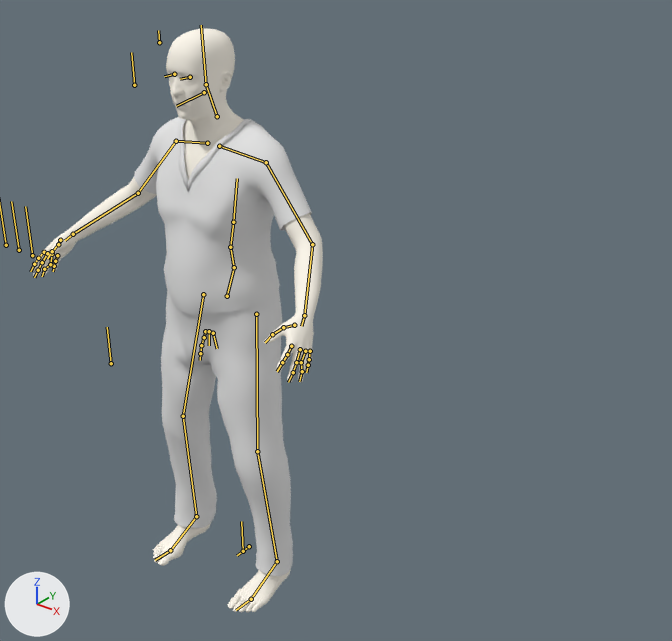
The Blender file blend/man/m1_B_InsertInfusion.blend as it was, and as the next commit left it.
Both versions are drawn from a 50 mm lens placed at (2.19, -2.12, 2.51), pointed at (0.2, 0.36, 0.97). Every picture has the same lights, and +X, +Y and +Z are marked at lower left. The bones that bend it are drawn over the model as lines.

In view in the first picture: 'M1:Adult_male_genitalia', 'M1:Harvey_fscrubbottoms2', 'M1:Harvey_fscrubtop2'.
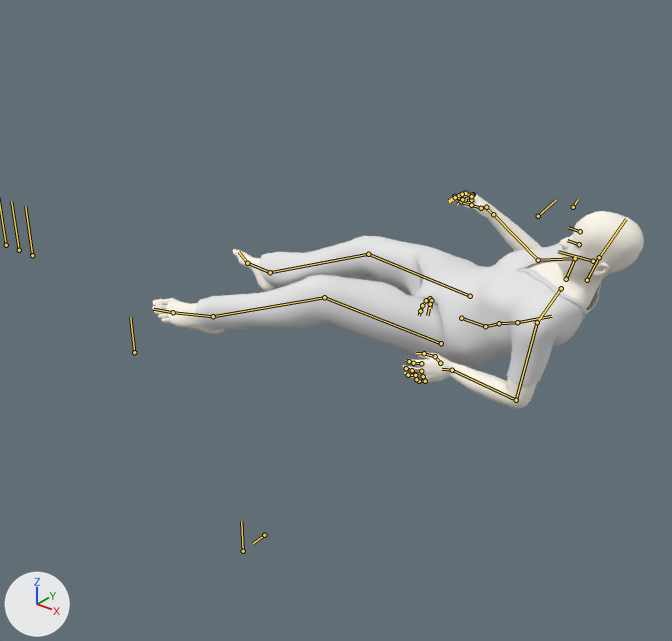
The newer file adds an action. The first version stands in its rest pose; the second is drawn at frame 157 of the action 'm0063_stant_to_Lay'.

The edits, one by one:
Bone 'Root' (bone_root) moves from (0.0, 0.0, 0.0) to (0.0, -0.095, 0.0).
Bone 'pelvis' (bone_pelvis) moves from (0.0, 0.0, 0.0) to (0.468, 0.058, -0.791).
Bone 'pelvis' (bone_pelvis) turns from (0, 0, 0) to (-10, -39, -86) degrees about its own x, y and z.
Bone 'spine_01' (bone_spine_01) turns from (0, 0, 0) to (8, 0, -1) degrees about its own x, y and z.
Bone 'spine_02' (bone_spine_02) turns from (0, 0, 0) to (11, -10, 1) degrees about its own x, y and z.
Bone 'spine_03' (bone_spine_03) turns from (0, 0, 0) to (0, 3, 6) degrees about its own x, y and z.
Bone 'clavicle_l' (bone_clavicle_l) turns from (0, 0, 0) to (10, 1, 0) degrees about its own x, y and z.
Bone 'index_01_l' (bone_index_01_l) turns from (0, 0, 0) to (19, -2, -10) degrees about its own x, y and z.
Bone 'index_02_l' (bone_index_02_l) turns from (0, 0, 0) to (16, 0, 0) degrees about its own x, y and z.
Bone 'middle_01_l' (bone_middle_01_l) turns from (0, 0, 0) to (16, 0, 0) degrees about its own x, y and z.
Bone 'middle_02_l' (bone_middle_02_l) turns from (0, 0, 0) to (16, 0, 0) degrees about its own x, y and z.
Bone 'pinky_01_l' (bone_pinky_01_l) turns from (0, 0, 0) to (17, 2, 8) degrees about its own x, y and z.
Bone 'pinky_02_l' (bone_pinky_02_l) turns from (0, 0, 0) to (16, 0, 0) degrees about its own x, y and z.
Bone 'ring_01_l' (bone_ring_01_l) turns from (0, 0, 0) to (16, 1, 4) degrees about its own x, y and z.
Bone 'ring_02_l' (bone_ring_02_l) turns from (0, 0, 0) to (16, 0, 0) degrees about its own x, y and z.
Bone 'ring_03_l' (bone_ring_03_l) turns from (0, 0, 0) to (16, 0, 0) degrees about its own x, y and z.
Bone 'thumb_01_l' (bone_thumb_01_l) turns from (0, 0, 0) to (8, 0, -7) degrees about its own x, y and z.
Bone 'thumb_02_l' (bone_thumb_02_l) turns from (0, 0, 0) to (15, -3, -6) degrees about its own x, y and z.
Bone 'hp.L' (bone_hp_l) moves from (0.0, 0.0, 0.0) to (-0.047, -0.225, -0.247).
Bone 'hp.L' (bone_hp_l) turns from (0, 0, 0) to (7, 6, 4) degrees about its own x, y and z.
Bone 'clavicle_r' (bone_clavicle_r) turns from (0, 0, 0) to (1, -1, 6) degrees about its own x, y and z.
Bone 'index_01_r' (bone_index_01_r) turns from (0, 0, 0) to (19, 2, 10) degrees about its own x, y and z.
Bone 'index_02_r' (bone_index_02_r) turns from (0, 0, 0) to (16, 0, 0) degrees about its own x, y and z.
Bone 'middle_01_r' (bone_middle_01_r) turns from (0, 0, 0) to (16, 0, 0) degrees about its own x, y and z.
Bone 'middle_02_r' (bone_middle_02_r) turns from (0, 0, 0) to (16, 0, 0) degrees about its own x, y and z.
Bone 'pinky_01_r' (bone_pinky_01_r) turns from (0, 0, 0) to (17, -2, -8) degrees about its own x, y and z.
Bone 'pinky_03_r' (bone_pinky_03_r) turns from (0, 0, 0) to (16, 0, 0) degrees about its own x, y and z.
Bone 'ring_01_r' (bone_ring_01_r) turns from (0, 0, 0) to (16, -1, -4) degrees about its own x, y and z.
Bone 'ring_02_r' (bone_ring_02_r) turns from (0, 0, 0) to (16, 0, 0) degrees about its own x, y and z.
Bone 'thumb_01_r' (bone_thumb_01_r) turns from (0, 0, 0) to (8, 0, 7) degrees about its own x, y and z.
Bone 'thumb_02_r' (bone_thumb_02_r) turns from (0, 0, 0) to (15, 3, 6) degrees about its own x, y and z.
Bone 'hp.R' (bone_hp_r) moves from (0.0, 0.0, 0.0) to (-0.177, -0.079, -0.149).
Bone 'hp.R' (bone_hp_r) turns from (0, 0, 0) to (-10, -4, 36) degrees about its own x, y and z.
Bone 'neck_01' (bone_neck_01) turns from (0, 0, 0) to (12, 7, 3) degrees about its own x, y and z.
Bone 'head' (bone_head) turns from (0, 0, 0) to (12, 6, 5) degrees about its own x, y and z.
Bone 'Bone' (bone_bone) moves from (0.0, 0.0, 0.0) to (0.02, -0.042, -0.023).
Bone 'foot_r' (bone_foot_r) turns from (0, 0, 0) to (1, 7, 0) degrees about its own x, y and z.
Bone 'dm' (bone_dm) moves from (0.0, 0.0, 0.0) to (0.043, -0.028, 0.098).
Bone 'n.r' (bone_n_r) moves from (0.0, 0.0, 0.0) to (0.0, 0.001, 0.0).
Bone 'n.r' (bone_n_r) turns from (0, 0, 0) to (50, -4, -11) degrees about its own x, y and z.
Bone 'n.l' (bone_n_l) moves from (0.0, 0.0, 0.0) to (0.0, -0.002, 0.0).
Bone 'n.l' (bone_n_l) turns from (0, 0, 0) to (51, 7, -6) degrees about its own x, y and z.
Bone 'foot_control.L' (bone_foot_control_l) moves from (0.0, 0.0, 0.0) to (-0.744, 0.862, -0.289).
Bone 'foot_control.L' (bone_foot_control_l) turns from (0, 0, 0) to (-3, -39, -27) degrees about its own x, y and z.
Bone 'heel_roll.L' (bone_heel_roll_l) turns from (0, 0, 0) to (-5, -5, -5) degrees about its own x, y and z.
Bone 'IK_pole.L' (bone_ik_pole_l) moves from (0.0, 0.0, 0.0) to (0.088, -0.069, 0.082).
Bone 'foot_roll.L' (bone_foot_roll_l) turns from (0, 0, 0) to (-9, 0, -13) degrees about its own x, y and z.
Bone 'foot_control.R' (bone_foot_control_r) moves from (0.0, 0.0, 0.0) to (-0.543, 0.803, -0.897).
Bone 'foot_control.R' (bone_foot_control_r) turns from (0, 0, 0) to (-1, -99, -26) degrees about its own x, y and z.
Bone 'IK_pole.R' (bone_ik_pole_r) moves from (0.0, 0.0, 0.0) to (0.204, -0.121, 0.481).

Location of each change, [x1, y1, x2, y2] in pixels of the pictures (672 x 641 px):
'M1:Harvey_fscrubbottoms2', posed
    before: [161, 289, 293, 576]
    after: [195, 236, 478, 362]
'M1:Harvey_fscrubtop2', posed (7% narrower, 29% shorter)
    before: [134, 117, 312, 315]
    after: [436, 243, 601, 384]
'M1:Adult_male_genitalia', posed (68% wider, 63% shorter)
    before: [30, 28, 323, 613]
    after: [152, 192, 644, 409]
'M1:High-poly', posed (not visible afterwards)
    before: [169, 74, 190, 80]
bone 'Root', root to tip
    before: (249, 546) to (237, 555)
    after: (264, 535) to (253, 543)
bone 'pelvis', root to tip
    before: (227, 296) to (234, 267)
    after: (461, 318) to (485, 326)
bone 'spine_01', root to tip
    before: (234, 267) to (230, 247)
    after: (485, 326) to (499, 323)
bone 'spine_02', root to tip
    before: (230, 247) to (233, 222)
    after: (499, 323) to (517, 322)
bone 'spine_03', root to tip
    before: (233, 222) to (237, 178)
    after: (517, 322) to (551, 316)
bone 'clavicle_l', root to tip
    before: (219, 146) to (266, 162)
    after: (561, 288) to (537, 322)
bone 'index_01_l', root to tip
    before: (291, 346) to (287, 354)
    after: (421, 363) to (413, 363)
bone 'index_02_l', root to tip
    before: (287, 354) to (282, 362)
    after: (413, 363) to (409, 361)
bone 'middle_01_l', root to tip
    before: (300, 349) to (296, 362)
    after: (421, 371) to (412, 370)
bone 'middle_02_l', root to tip
    before: (296, 362) to (293, 372)
    after: (412, 370) to (406, 368)
bone 'pinky_01_l', root to tip
    before: (310, 351) to (309, 359)
    after: (425, 381) to (419, 381)
bone 'pinky_02_l', root to tip
    before: (309, 359) to (308, 365)
    after: (419, 381) to (416, 379)
bone 'ring_01_l', root to tip
    before: (305, 351) to (301, 362)
    after: (423, 376) to (415, 375)
bone 'ring_02_l', root to tip
    before: (301, 362) to (302, 371)
    after: (415, 375) to (408, 375)
bone 'ring_03_l', root to tip
    before: (302, 371) to (299, 381)
    after: (408, 375) to (405, 373)
bone 'thumb_01_l', root to tip
    before: (294, 325) to (283, 327)
    after: (440, 363) to (435, 356)
bone 'thumb_02_l', root to tip
    before: (283, 327) to (272, 334)
    after: (435, 356) to (424, 353)
bone 'clavicle_r', root to tip
    before: (207, 143) to (176, 141)
    after: (566, 279) to (575, 258)
bone 'index_01_r', root to tip
    before: (44, 252) to (38, 258)
    after: (473, 194) to (465, 193)
bone 'index_02_r', root to tip
    before: (38, 258) to (34, 264)
    after: (465, 193) to (459, 195)
bone 'middle_01_r', root to tip
    before: (47, 253) to (42, 262)
    after: (472, 195) to (462, 194)
bone 'middle_02_r', root to tip
    before: (42, 262) to (38, 270)
    after: (462, 194) to (454, 196)
bone 'pinky_01_r', root to tip
    before: (57, 255) to (55, 261)
    after: (471, 200) to (465, 200)
bone 'pinky_03_r', root to tip
    before: (54, 266) to (53, 271)
    after: (461, 201) to (457, 205)
bone 'ring_01_r', root to tip
    before: (52, 254) to (50, 264)
    after: (471, 196) to (462, 199)
bone 'ring_02_r', root to tip
    before: (50, 264) to (44, 269)
    after: (462, 199) to (455, 197)
bone 'thumb_01_r', root to tip
    before: (60, 240) to (58, 244)
    after: (486, 207) to (481, 208)
bone 'thumb_02_r', root to tip
    before: (58, 244) to (52, 251)
    after: (481, 208) to (471, 205)
bone 'neck_01', root to tip
    before: (217, 116) to (206, 84)
    after: (587, 280) to (599, 257)
bone 'head', root to tip
    before: (206, 84) to (201, 25)
    after: (599, 257) to (626, 219)
bone 'Bone', root to tip
    before: (134, 85) to (131, 52)
    after: (538, 216) to (556, 200)
bone 'foot_r', root to tip
    before: (196, 516) to (170, 550)
    after: (270, 272) to (247, 263)
bone 'n.r', root to tip
    before: (209, 331) to (209, 345)
    after: (431, 300) to (430, 308)
bone 'n.l', root to tip
    before: (213, 333) to (217, 348)
    after: (430, 304) to (427, 315)
